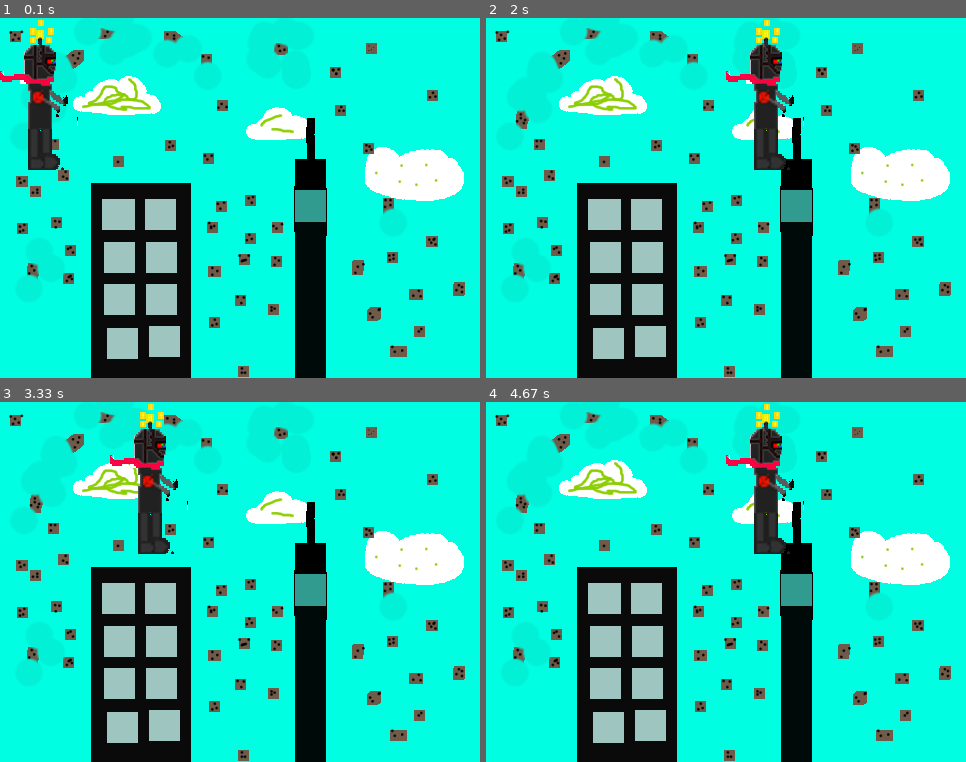
Above: before the commit, frames 1-4 (two rows, left to right).
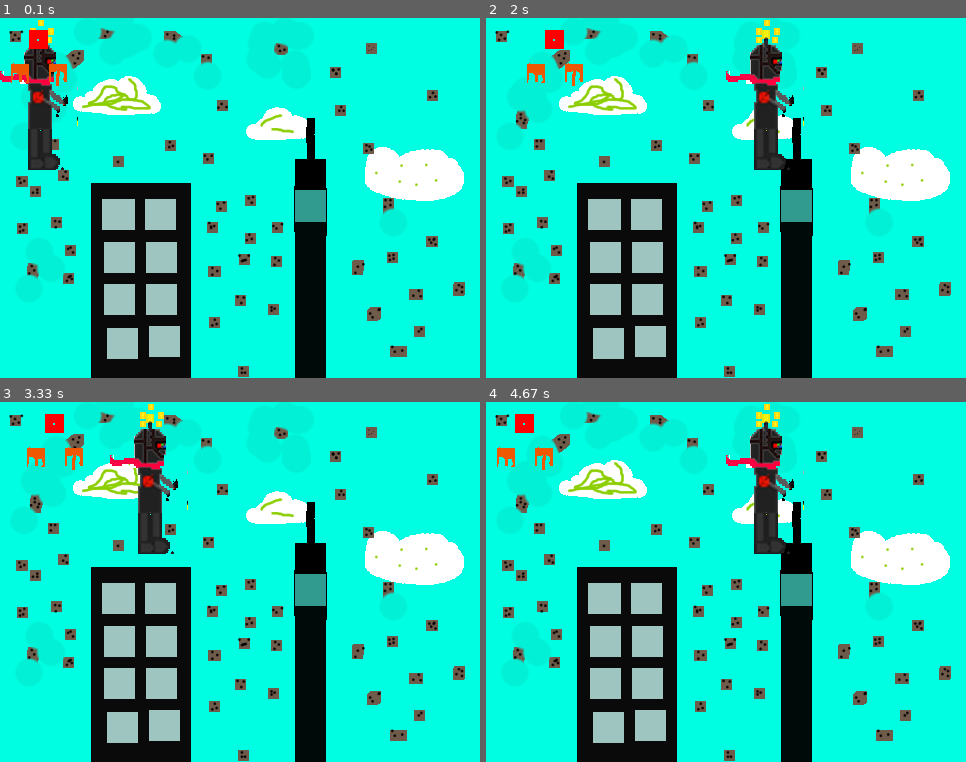
Above: after the commit, the same moments.

Repository: MakerBox-NZ/pygame_finn
Game: pygame game, started from pygame_finngame.py
Two runs of this game, one before a commit and one after it. Both use one fixed random seed, a clock stepped at 60 frames per second and the inputs below.
Inputs:
- Up to frame 1 (0.1 s): no input
- Up to frame 2 (2 s): hold Right 0.33-0.8 s; hold Up 0.83-1.13 s; hold Right 1.17-1.63 s; hold Left from 1.67 s (still down)
- Up to frame 3 (3.33 s): release Left at 2.2 s; hold Left 2.23-2.63 s; hold Up 2.67-3.03 s; hold Right from 3.07 s (still down)
- Up to frame 4 (4.67 s): release Right at 3.7 s; hold Left 3.73-4.2 s; hold Right from 4.23 s (still down)

The runs differ from the first frame. In frame 1, 0.5% of the frame differs, in the area x 2-14%, y 3-19%; in frame 2, 0.5%; in frame 3, 0.5%; in frame 4, 0.5%.

Commit message:
Yes iI changed some stuff
yes

Diff:
--- a/pygame_finngame.py
+++ b/pygame_finngame.py
@@ -20,13 +20,15 @@
 
         self.image.convert_alpha() #optimise for alpha
         self.image.set_colorkey(alpha) #set alpha
-
+        self.score = 0 #set score
     def control(self, x, y):
         #control player movement
         self.momentumX += x
         self.momentumY += y
 
-    def update(self):
+
+
+    def update(self, enemy_list):
         #update sprite position
         currentX = self.rect.x
         nextX = currentX + self.momentumX
@@ -35,6 +37,13 @@
         currentY = self.rect.y
         nextY = currentY + self.momentumY
         self.rect.y = nextY
+
+        #collisions
+        enemy_hit_list = pygame.sprite.spritecollide(self, enemy_list, False)
+        for enemy in enemy_hit_list:
+            self.score -= 1
+            print(self.score)
+
 
 class Enemy(pygame.sprite.Sprite):
     #spawn ana enemy
@@ -129,9 +138,12 @@
 
 
     screen.blit(backdrop, backdropRect)
-    player.update() #update player posistion
+    player.update(enemy_list) #update player posistion
     movingsprites.draw(screen)  #draw player
     enemy.move() #move enemy sprite
+
+    enemy_list.draw(screen) #refresh enemies
+
+
     pygame.display.flip()
-    enemy_list.draw(screen) #refresh enemies
     clock.tick(fps)
Not shown, changed: images/Finn_enemy.kra
Not shown, added: images/Finn_enemy.kra~
